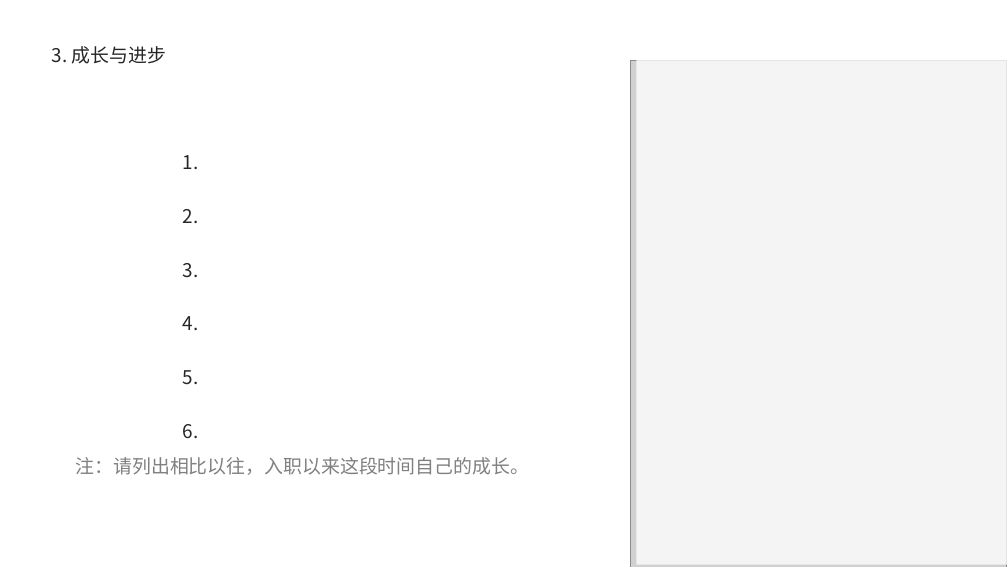
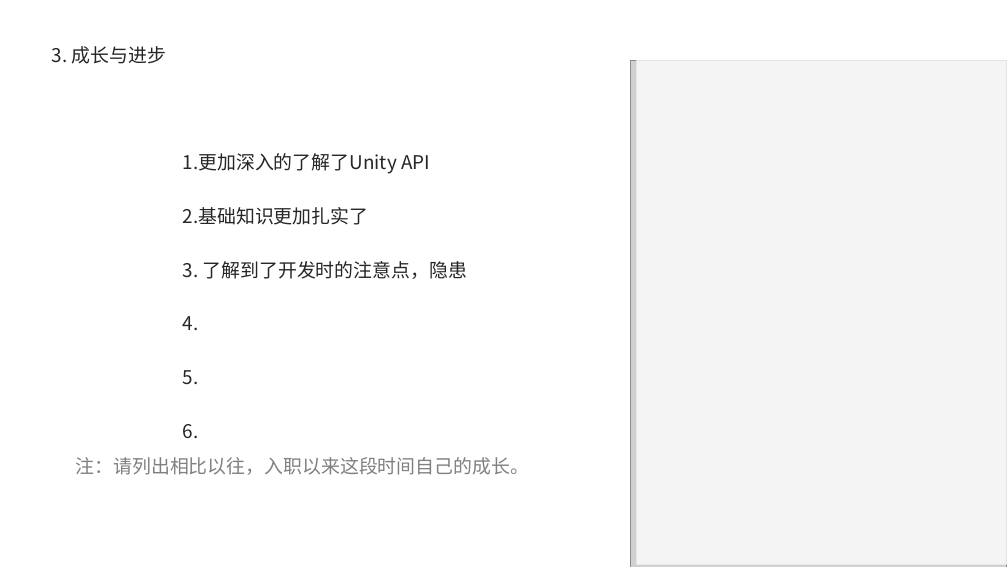
Before and after one commit to Hengle/UnityLearn-1, a slide deck: slide 5 of 转正答辩PPT_篮球前端_王祖雄.pptx. Drawn at 1008x567 pixels with LibreOffice and Linux fonts; fonts in the diff are those of the drawing; grey boxes stand for pictures; background and template pictures are left out. Boxes give left, top, right and bottom in pixels: in the first picture for what was removed or moved away, otherwise in the second. Text is boxed around its words. In the diff, an @@ line names an element or a change of style, - is before the commit and + after.

```diff
--- a/转正答辩PPT_篮球前端_王祖雄.pptx
+++ b/转正答辩PPT_篮球前端_王祖雄.pptx
@@ text at (183, 153, 468, 279): text changed @@
-1.
-2.
-3.
+1.更加深入的了解了Unity API
+2.基础知识更加扎实了
+3. 了解到了开发时的注意点，隐患
```
Also in this commit, not shown: 5 other slides changed.
